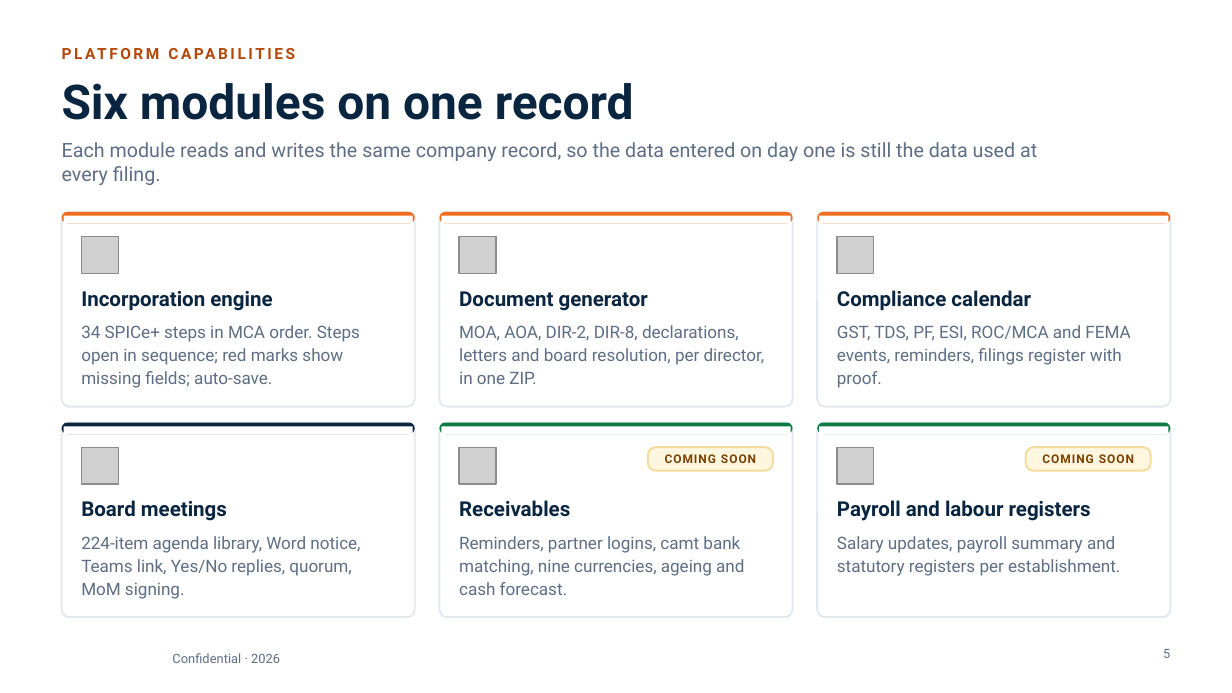
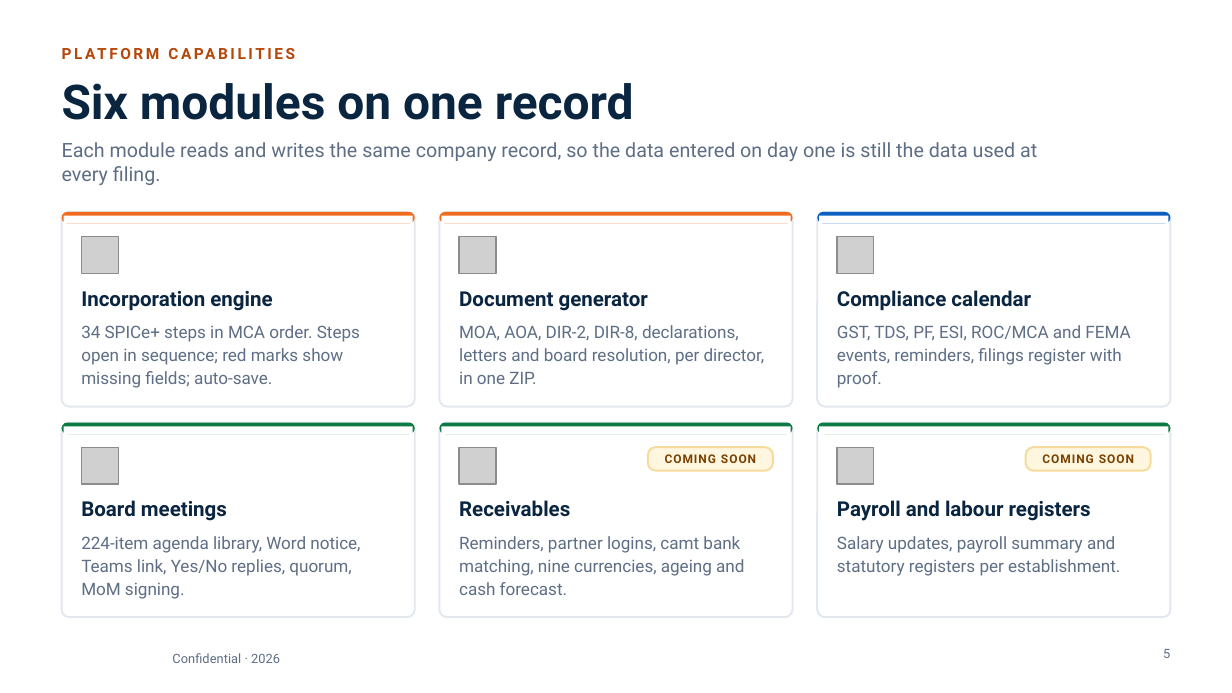
Before and after one commit to abdulfarhath7/vcfo_suite, a slide deck: slide 5 of docs/collateral/vcfo-suite/VCFO_Suite_Corporate_Deck.pptx. Drawn at 1232x693 pixels with LibreOffice and Linux fonts; fonts in the diff are those of the drawing; grey boxes stand for pictures; background and template pictures are left out. Boxes give left, top, right and bottom in pixels: in the first picture for what was removed or moved away, otherwise in the second. Text is boxed around its words. In the diff, an @@ line names an element or a change of style, - is before the commit and + after.

```diff
--- a/docs/collateral/vcfo-suite/VCFO_Suite_Corporate_Deck.pptx
+++ b/docs/collateral/vcfo-suite/VCFO_Suite_Corporate_Deck.pptx
@@ rounded rectangle at (817,212,1170,223): fill #F26B1D to #0A5FC2 @@
@@ rounded rectangle at (62,423,415,434): fill #0A2540 to #0B7A43 @@
```
Also in this commit, not shown: 1 other slide changed, 11 other files.
